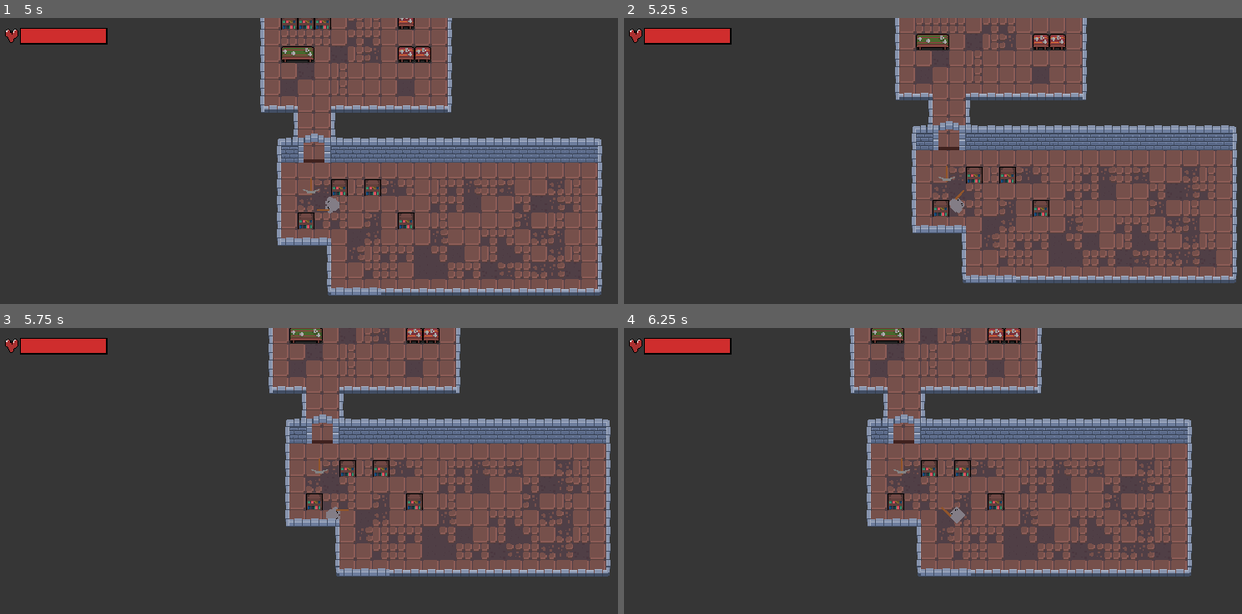
Above: before the commit, frames 1-4 (two rows, left to right).
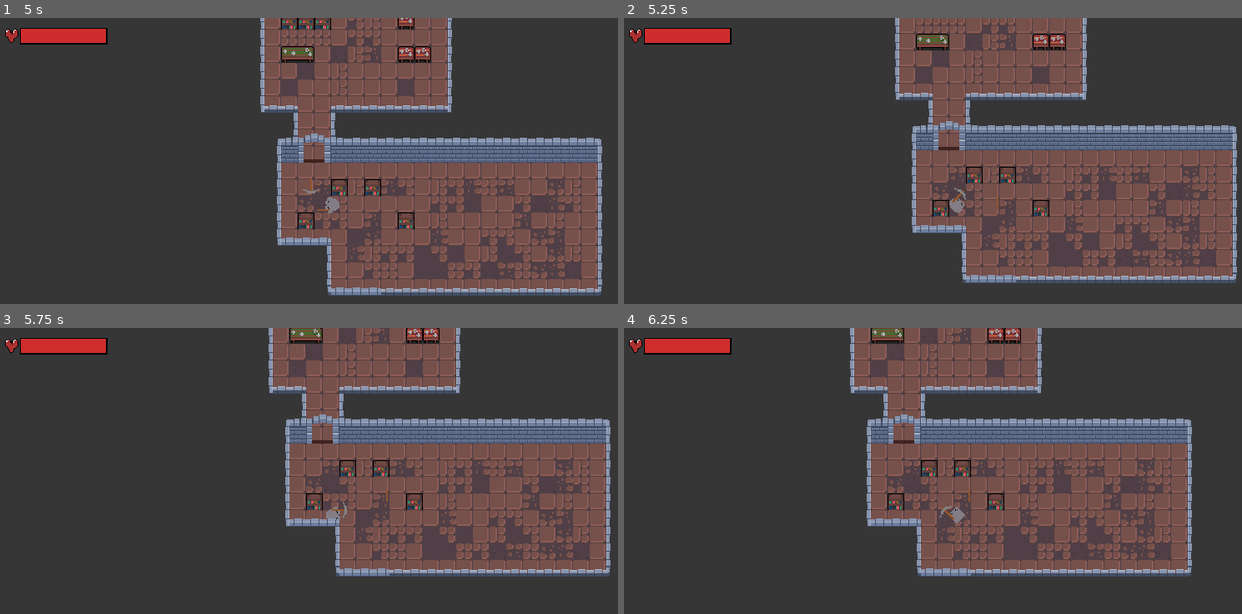
Above: after the commit, the same moments.

Repository: Lugriez/illfinish
Game: Godot game, scene res://MainScene.tscn
Same seed, same stepped clock (60 frames per second), same inputs: the game is played once before the commit and once after it.
Inputs (mouse positions are in pixels of both pictures, inside the frame that each line leads up to):
- Up to frame 1 (5 s): tap Enter at 0.5 s; move the mouse to (482, 186) at 0.52 s; hold D (move_right) 0.53-1.28 s; tap Space at 1.25 s; move the mouse to (197, 223) at 1.27 s; hold S (move_down) 1.28-2.03 s; move the mouse to (401, 123) at 2.02 s; hold D (move_right) 2.03-2.78 s; move the mouse to (296, 281) at 2.77 s; hold W (move_up) 2.78-3.53 s; move the mouse to (531, 261) at 3.52 s; hold A (move_left) from 3.53 s (still down); move the mouse to (129, 149) at 4.27 s
- Up to frame 2 (5.25 s): move the mouse to (988, 203) at 5.02 s; release A (move_left) at 5.03 s; hold S (move_down) from 5.03 s (still down)
- Up to frame 3 (5.75 s): keep holding S (move_down)
- Up to frame 4 (6.25 s): move the mouse to (858, 422) at 5.77 s; release S (move_down) at 5.78 s; hold D (move_right) from 5.78 s (still down)

Frame 1 is identical in both runs. In frame 2, less than 0.1% of the frame differs, in the area x 50-61%, y 51-67%; in frame 3, less than 0.1%; in frame 4, less than 0.1%, in the area x 43-57%, y 45-68%.

Commit message:
Update Pickaxe.tscn

Diff:
--- a/Player/Pickaxe.tscn
+++ b/Player/Pickaxe.tscn
@@ -355,3 +355,6 @@
 anims/cancel_attack = SubResource( 2 )
 anims/charge_attack = SubResource( 3 )
 anims/strong_attack = SubResource( 4 )
+
+[node name="PlayerDetector" parent="." index="2"]
+position = Vector2( 0, 4 )
